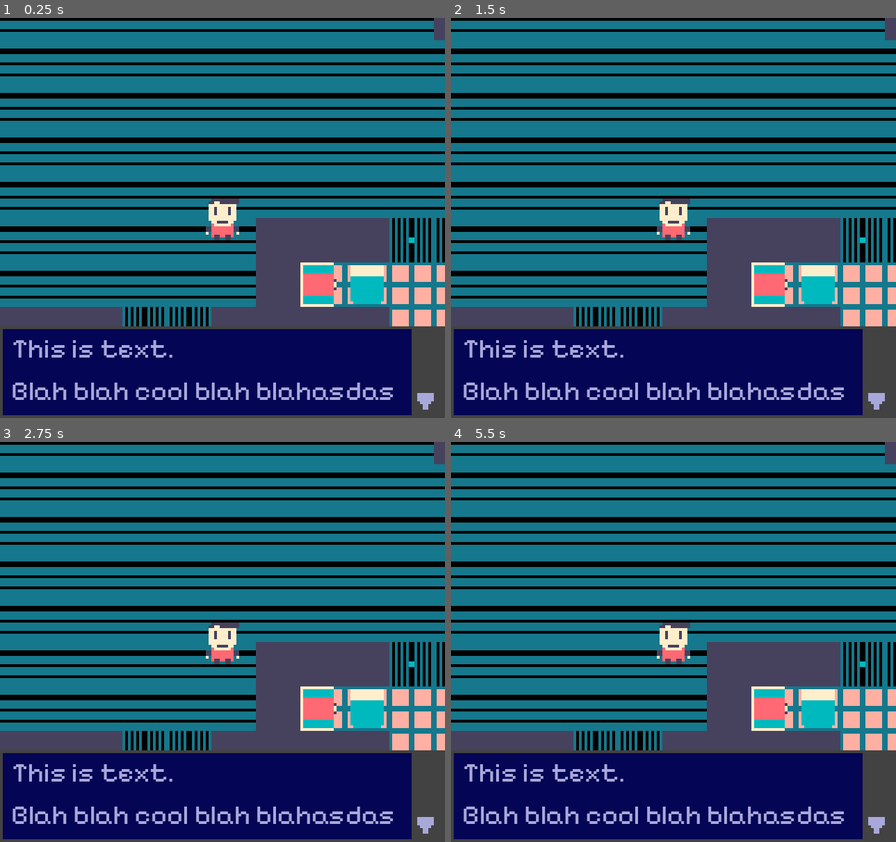
Above: before the commit, frames 1-4 (two rows, left to right).
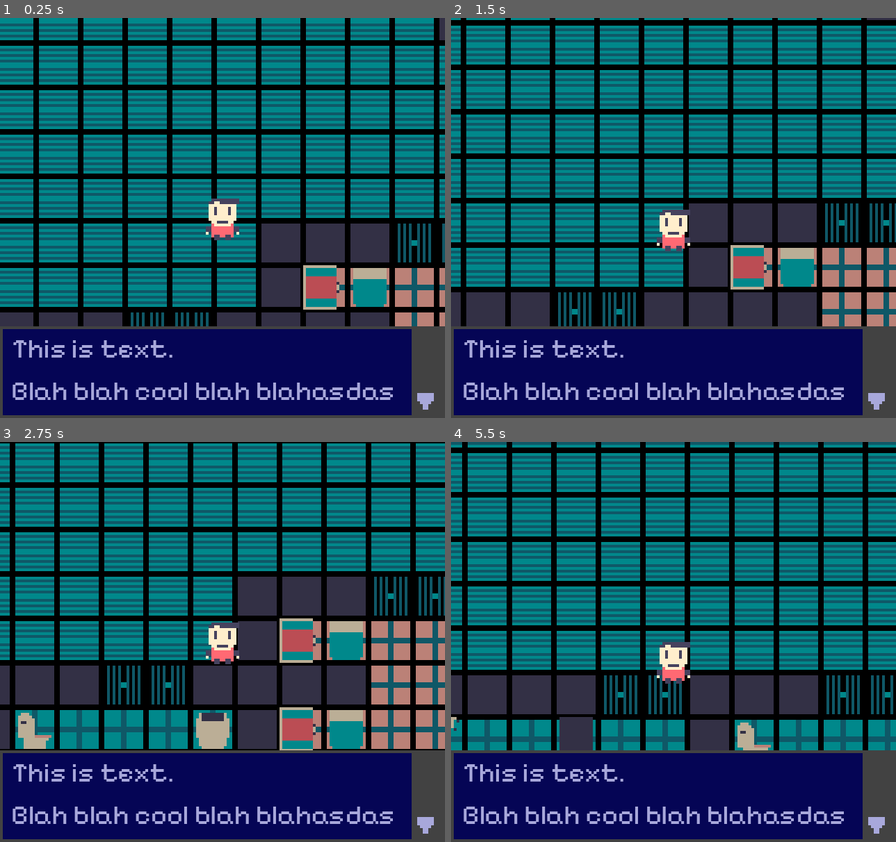
Above: after the commit, the same moments.

Repository: mathew-tran/operation-triton
Game: Godot game, scene res://Scenes/Main.tscn
Two runs of this game, one before a commit and one after it. Both use one fixed random seed, a clock stepped at 60 frames per second and the inputs below.
Inputs:
- Up to frame 1 (0.25 s): no input
- Up to frame 2 (1.5 s): tap Enter at 0.5 s; hold D (right) 0.53-1.28 s; hold X (alternate_action, bound only after the commit) 0.53-1.28 s; tap Space at 1.25 s; hold S (down) from 1.28 s (still down); tap X (alternate_action, bound only after the commit) at 1.35 s
- Up to frame 3 (2.75 s): release S (down) at 2.03 s; hold D (right) from 2.03 s (still down); hold X (alternate_action, bound only after the commit) from 2.03 s (still down)
- Up to frame 4 (5.5 s): tap Enter at 2.75 s; release D (right) at 2.78 s; release X (alternate_action, bound only after the commit) at 2.78 s; hold Up (up) 2.78-3.53 s; tap X (alternate_action, bound only after the commit) at 2.85, 4.35 s; hold X (alternate_action, bound only after the commit) 3.53-4.28 s; hold Left (left) 3.53-5.03 s; hold S (down) from 5.03 s (still down); hold X (alternate_action, bound only after the commit) from 5.03 s (still down)

The runs differ from the first frame. In frame 1, 53% of the frame differs, in the area x 0-100%, y 0-78%; in frame 2, 55%; in frame 3, 56%; in frame 4, 56%.

Commit message:
worked a bit on deco, but gonna shelf this. Not interesting to me at the moment

Diff:
--- a/Scenes/Main.tscn
+++ b/Scenes/Main.tscn
@@ -125,6 +125,7 @@
 [node name="Node2D" type="Node2D"]
 
 [node name="TileMap" type="TileMap" parent="."]
+modulate = Color(0.733005, 0.733005, 0.733005, 1)
 tile_set = SubResource("TileSet_8wcns")
 format = 2
 layer_0/name = "Default"
--- a/Scripts/Player.gd
+++ b/Scripts/Player.gd
@@ -12,5 +12,6 @@
 		velocity.y = -Speed * delta
 	elif Input.is_action_pressed("down"):
 		velocity.y = Speed * delta
+	if Input.is_action_pressed("alternate_action"):
+		velocity *= 2
 	move_and_slide()
-	global_position = global_position.snapped(Vector2(2,2))
--- a/project.godot
+++ b/project.godot
@@ -13,7 +13,6 @@
 config/name="Operation-triton"
 run/main_scene="res://Scenes/Main.tscn"
 config/features=PackedStringArray("4.2", "Forward Plus")
-run/max_fps=30
 config/icon="res://icon.svg"
 
 [display]
@@ -59,6 +58,12 @@
 , Object(InputEventKey,"resource_local_to_scene":false,"resource_name":"","device":-1,"window_id":0,"alt_pressed":false,"shift_pressed":false,"ctrl_pressed":false,"meta_pressed":false,"pressed":false,"keycode":0,"physical_keycode":32,"key_label":0,"unicode":32,"echo":false,"script":null)
 ]
 }
+alternate_action={
+"deadzone": 0.5,
+"events": [Object(InputEventKey,"resource_local_to_scene":false,"resource_name":"","device":-1,"window_id":0,"alt_pressed":false,"shift_pressed":false,"ctrl_pressed":false,"meta_pressed":false,"pressed":false,"keycode":0,"physical_keycode":88,"key_label":0,"unicode":120,"echo":false,"script":null)
+, Object(InputEventKey,"resource_local_to_scene":false,"resource_name":"","device":-1,"window_id":0,"alt_pressed":false,"shift_pressed":false,"ctrl_pressed":false,"meta_pressed":false,"pressed":false,"keycode":0,"physical_keycode":4194325,"key_label":0,"unicode":0,"echo":false,"script":null)
+]
+}
 
 [rendering]
 
Binary file changed: Art/Tiles/Deco.aseprite
Binary file changed: Art/Tiles/Deco.png
Binary file changed: Art/Tiles/Flooring.aseprite
Binary file changed: Art/Tiles/Flooring.png
Binary file changed: Art/Tiles/Walling.aseprite
Binary file changed: Art/Tiles/Walling.png
